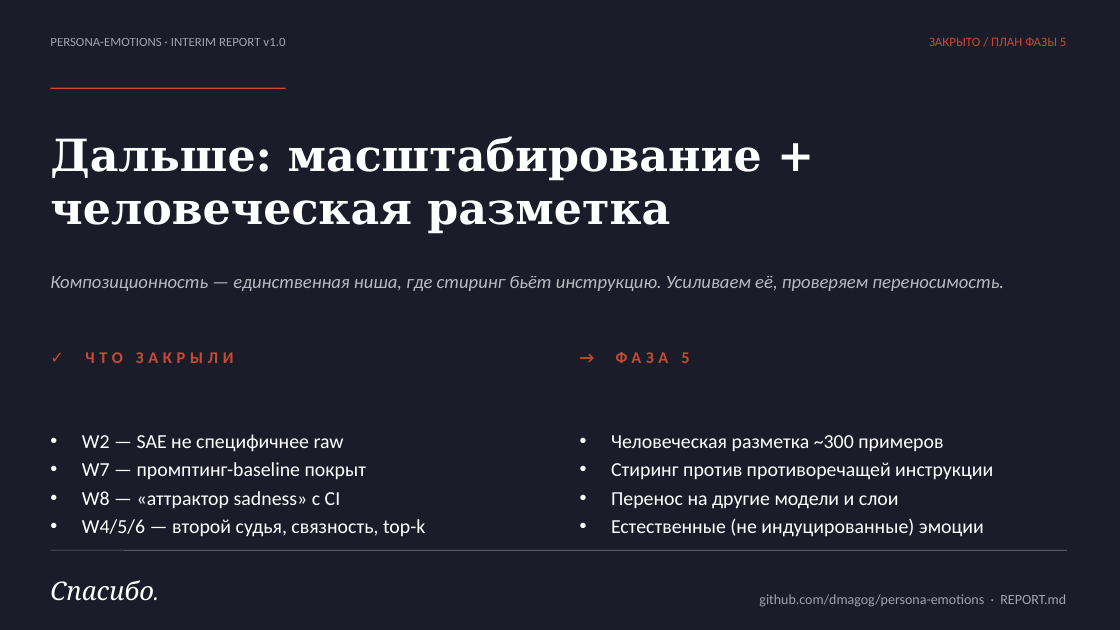
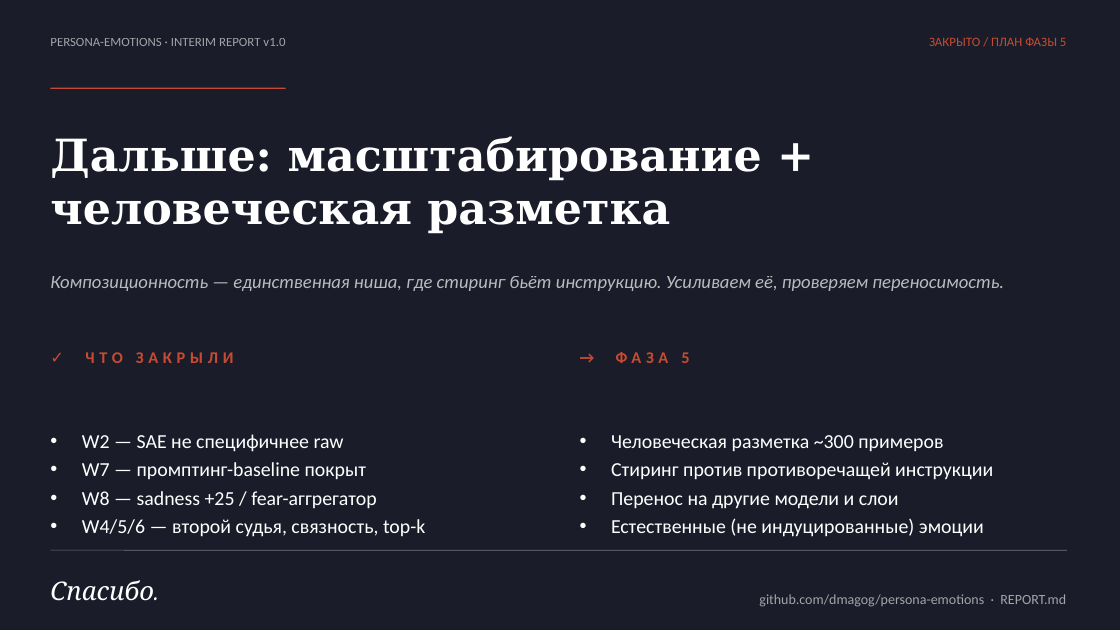
Before and after one commit to dmagog/persona-emotions, a slide deck: slide 14 of Presentation.pptx. Drawn at 1120x630 pixels with LibreOffice and Linux fonts; fonts in the diff are those of the drawing. Boxes give left, top, right and bottom in pixels: in the first picture for what was removed or moved away, otherwise in the second. Text is boxed around its words. In the diff, an @@ line names an element or a change of style, - is before the commit and + after.

Commit message:
review: critical sweep — sync stale numbers, expand status table, slides
REPORT.md / REPORT_humanized.md:
- §1 Данные: '832/920 пар' → '905/1000 пар' (after guilt regen: 115/125 added)
- §8 intro: clarify the n=14 encoder mini-table is the early raw-vs-SAE
  comparison, with pointer to §8а for the authoritative n=56 judge matrix
- §8 sanity-check (line 'guilt 32→78'): label as 'early sanity-check on
  the initial pool', cross-reference §8а for the authoritative numbers
  on the updated pool (vector + 8 guilt prompts changed since)
- §Угрозы W7 row: expand to reflect new prompting-vs-steering comparison
  (prompting wins by argmax 7/7 vs 4/7, leakage +18 vs +25, by-diagonal 3/7)

Presentation.pptx:
- slide 5 (RQ1): 6/7 → 7/7 significant diagonals (judge n=56)
- slide 10 (W7): refresh prompting-vs-steering table — steering avg
  diagonal +36→+46, argmax 6/7→4/7, leak +28→+25; prompting +44→+47,
  leak +18 (interval tightened); ВЫВОД text unchanged (still 'activation
  steering does not exceed instruction')
- slide 11 (§9): joy+sad obe vverkh +17/+26 → +23/+22; joy-sad
  joy +33→+50 → +41→+56; sadness -14→-28 → -17→-34; '5/7' → '5/5'
  (out of 5 leaking emotions tested, all 5 reduce sadness)
- slide 13 (Выводы): RQ1 6/7→7/7; RQ2 +28→+25; RQ4 +50/-28 → +56/-34
- slide 14 (план): W8 row 'аттрактор sadness с CI' → '+25 / fear-аггрегатор'

```diff
--- a/Presentation.pptx
+++ b/Presentation.pptx
@@ text at (82, 491, 377, 509): text changed @@
-• W8 — «аттрактор sadness» с CI
+• W8 — sadness +25 / fear-аггрегатор
```
Also in this commit, not shown: 4 other slides changed, 2 other files.
